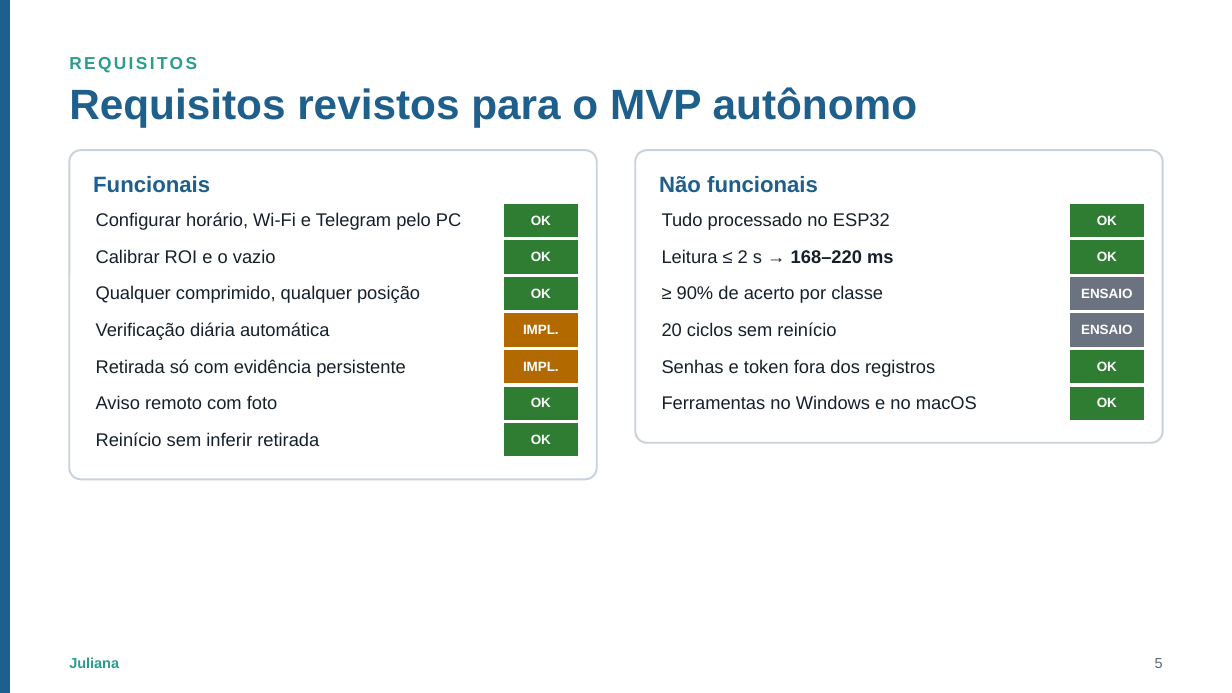
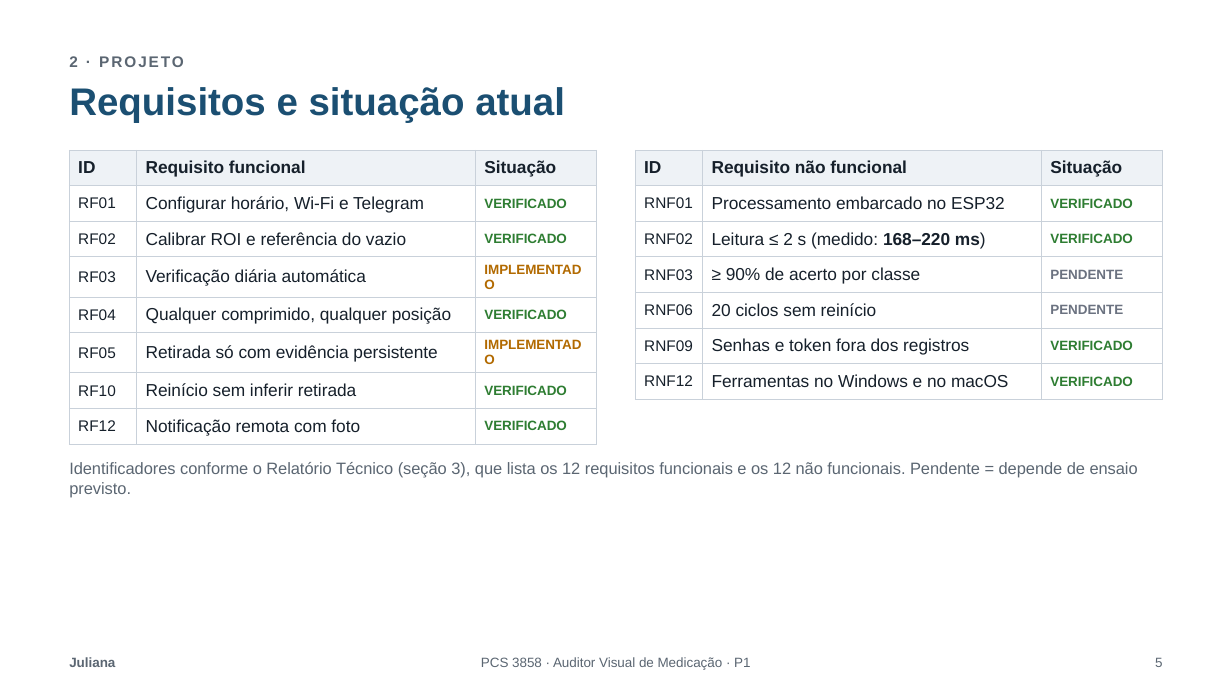
Before and after one commit to MurakamiHenrique/auditor-de-medicacao, a slide deck: slide 5 of Entrega-P1/Apresentacao_P1.pptx. Drawn at 1232x693 pixels with LibreOffice and Linux fonts; fonts in the diff are those of the drawing. Boxes give left, top, right and bottom in pixels: in the first picture for what was removed or moved away, otherwise in the second. Text is boxed around its words. In the diff, an @@ line names an element or a change of style, - is before the commit and + after.

```diff
--- a/Entrega-P1/Apresentacao_P1.pptx
+++ b/Entrega-P1/Apresentacao_P1.pptx
@@ rectangle removed at (x1=0, y1=0, x2=9, y2=693) @@
@@ text at (x1=69, y1=56, x2=184, y2=67): text changed; size 13.5 to 12 pt; text colour #2A9D8F to #5B6672 @@
-REQUISITOS
+2 · PROJETO
@@ title at (x1=69, y1=87, x2=565, y2=123): text changed; size 33 to 30 pt; text colour #1F5F8B to #1B4F72 @@
-Requisitos revistos para o MVP autônomo
+Requisitos e situação atual
@@ table at (x1=69, y1=150, x2=597, y2=439) @@
-Configurar horário, Wi-Fi e Telegram pelo PC | OK
-Calibrar ROI e o vazio | OK
-Qualquer comprimido, qualquer posição | OK
-Verificação diária automática | IMPL.
-Retirada só com evidência persistente | IMPL.
-Aviso remoto com foto | OK
-Reinício sem inferir retirada | OK
+ID | Requisito funcional | Situação
+RF01 | Configurar horário, Wi-Fi e Telegram | VERIFICADO
+RF02 | Calibrar ROI e referência do vazio | VERIFICADO
+RF03 | Verificação diária automática | IMPLEMENTADO
+RF04 | Qualquer comprimido, qualquer posição | VERIFICADO
+RF05 | Retirada só com evidência persistente | IMPLEMENTADO
+RF10 | Reinício sem inferir retirada | VERIFICADO
+RF12 | Notificação remota com foto | VERIFICADO
@@ table resized from (x1=87, y1=202, x2=579, y2=450) to (x1=69, y1=150, x2=597, y2=439) @@
@@ rounded rectangle removed at (x1=69, y1=150, x2=597, y2=479) @@
-Funcionais
@@ table at (x1=636, y1=150, x2=1164, y2=391) @@
-Tudo processado no ESP32 | OK
-Leitura ≤ 2 s → 168–220 ms | OK
-≥ 90% de acerto por classe | ENSAIO
-20 ciclos sem reinício | ENSAIO
-Senhas e token fora dos registros | OK
-Ferramentas no Windows e no macOS | OK
+ID | Requisito não funcional | Situação
+RNF01 | Processamento embarcado no ESP32 | VERIFICADO
+RNF02 | Leitura ≤ 2 s (medido: 168–220 ms) | VERIFICADO
+RNF03 | ≥ 90% de acerto por classe | PENDENTE
+RNF06 | 20 ciclos sem reinício | PENDENTE
+RNF09 | Senhas e token fora dos registros | VERIFICADO
+RNF12 | Ferramentas no Windows e no macOS | VERIFICADO
@@ table resized from (x1=653, y1=202, x2=1145, y2=413) to (x1=636, y1=150, x2=1164, y2=391) @@
@@ rounded rectangle removed at (x1=636, y1=150, x2=1164, y2=443) @@
-Não funcionais
@@ text added at (x1=69, y1=462, x2=1138, y2=497), 12.8 pt, text #5B6672 @@
+Identificadores conforme o Relatório Técnico (seção 3), que lista os 12 requisitos funcionais e os 12 não funcionais. Pendente = depende de ensaio previsto.
@@ text "Juliana" at (x1=69, y1=657, x2=115, y2=667): size 11.2 to 10.5 pt, text colour #2A9D8F to #5B6672 @@
@@ text added at (x1=481, y1=657, x2=750, y2=670), 10.5 pt, text #5B6672 @@
+PCS 3858 · Auditor Visual de Medicação · P1
@@ page number at (x1=1155, y1=658, x2=1162, y2=667): size 11.2 to 10.5 pt @@
```
Also in this commit, not shown: 11 other slides changed.
